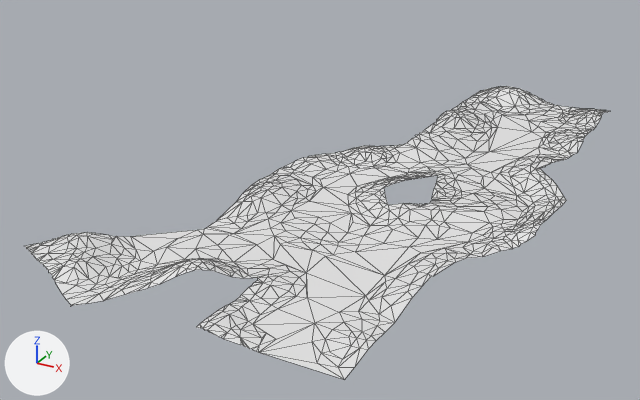
An edit to the FBX model Assets/Models/Level1Ground.fbx, drawn before and after from the same camera.
Before and after are seen from a 50 mm lens placed at (442.0, -1630.0, 543.0), pointed at (-298.0, -286.0, -129.0). The axes (+X, +Y, +Z) are drawn at lower left. The lights are the same throughout. The picture after the commit comes second. Mesh edges are drawn as thin lines. Materials are left out; every surface is plain grey. Where no turn or scale is listed for an object, it has been applied to the vertices.
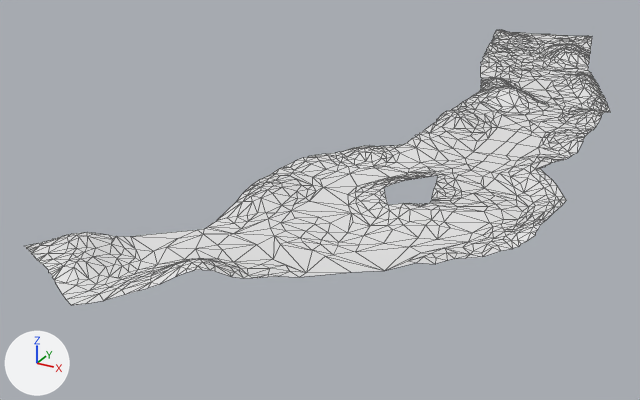
Pixel boxes (x1, y1, x2, y2) of what changed, in the pictures (640 x 400 px):
'Plane.003', reshaped (6% shorter)
    before: (24, 86, 610, 380)
    after: (24, 30, 611, 305)
part 1 of me_plane_003, built on
    before: (429, 86, 610, 176)
    after: (429, 30, 611, 176)
part 2 of me_plane_003, cut back
    before: (43, 247, 466, 380)
    after: (300, 247, 436, 277)

The change in detail:
me_plane_003 is used by ob_plane_003; location (0.0, 0.0, 0.0).
me_plane_003 had 990 vertices, 1694 faces and spanned x -430.0..178.0, y -965.0..102.0, z -2.0..29.0.
me_plane_003 now has 1347 vertices, 2337 faces and spans x -430.0..178.0, y -961.0..724.0, z -2.0..29.0.
me_plane_003 part 1: 15 vertices moved from x -127.0..29.0, y -327.0..96.0, z 0.0..19.0 to x -127.0..27.0, y -326.0..96.0, z 0.0..17.0; 25 vertices removed from x -121.0..138.0, y -308.0..102.0, z 0.0..25.0; 496 vertices added at x -282.0..139.0, y -316.0..724.0, z -2.0..25.0.
me_plane_003 part 2: 1 vertex moved from x 59.0, y -652.0, z 2.0 to x 59.0, y -652.0, z 6.0; 118 vertices removed from x -355.0..104.0, y -965.0..-654.0, z -1.0..11.0; 4 vertices added at x -4.0..63.0, y -738.0..-671.0, z 5.0..13.0.
